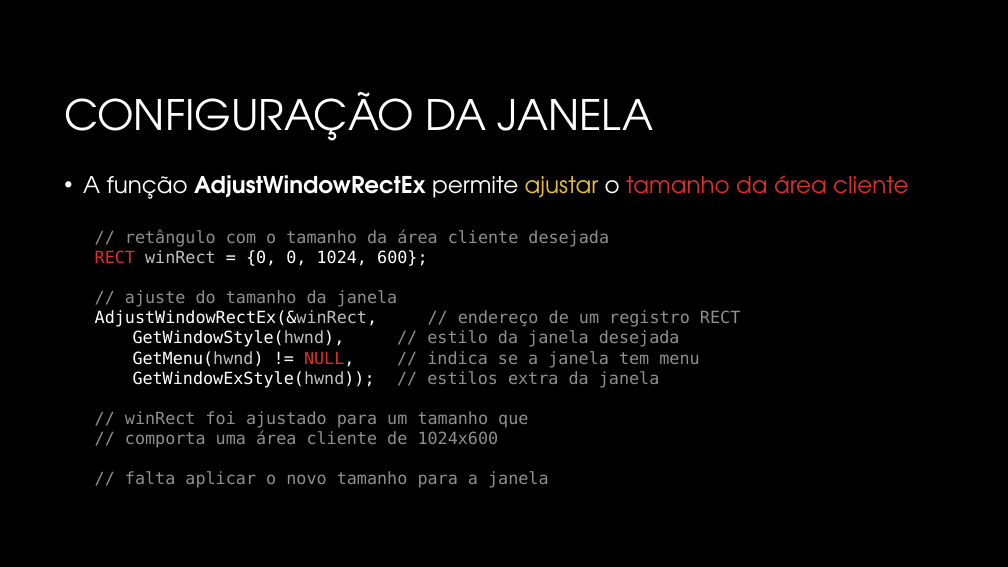
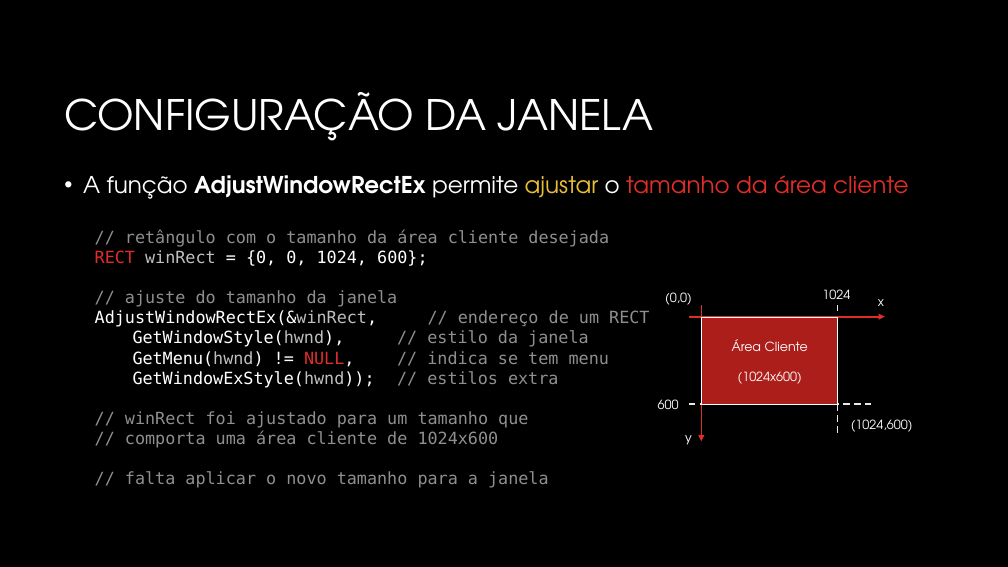
Before and after one commit to JudsonSS/CG, a slide deck: slide 40 of Slides/02. Programação de Janelas.pptx. Drawn at 1008x567 pixels with LibreOffice and Linux fonts; fonts in the diff are those of the drawing; background and template pictures are left out. Boxes give left, top, right and bottom in pixels: in the first picture for what was removed or moved away, otherwise in the second. Text is boxed around its words. In the diff, an @@ line names an element or a change of style, - is before the commit and + after.

Commit message:
Semestre 2021.1

```diff
--- a/Slides/02. Programação de Janelas.pptx
+++ b/Slides/02. Programação de Janelas.pptx
@@ text at bbox=[95, 310, 649, 388]: text changed; text colour #8F8F8F to #FFFFFF @@
-AdjustWindowRectEx(&winRect, // endereço de um registro RECT
-GetWindowStyle(hwnd), // estilo da janela desejada
-GetMenu(hwnd) != NULL, // indica se a janela tem menu
-GetWindowExStyle(hwnd)); // estilos extra da janela
+AdjustWindowRectEx(&winRect, // endereço de um RECT
+GetWindowStyle(hwnd), // estilo da janela
+GetMenu(hwnd) != NULL, // indica se tem menu
+GetWindowExStyle(hwnd)); // estilos extra
@@ group added at bbox=[658, 289, 913, 445]: 6 texts, 2 lines, 2 arrows, 1 rectangle @@
+1024
+600
+Área Cliente
+(1024x600)
+x
+y
+(0,0)
+(1024,600)
```
